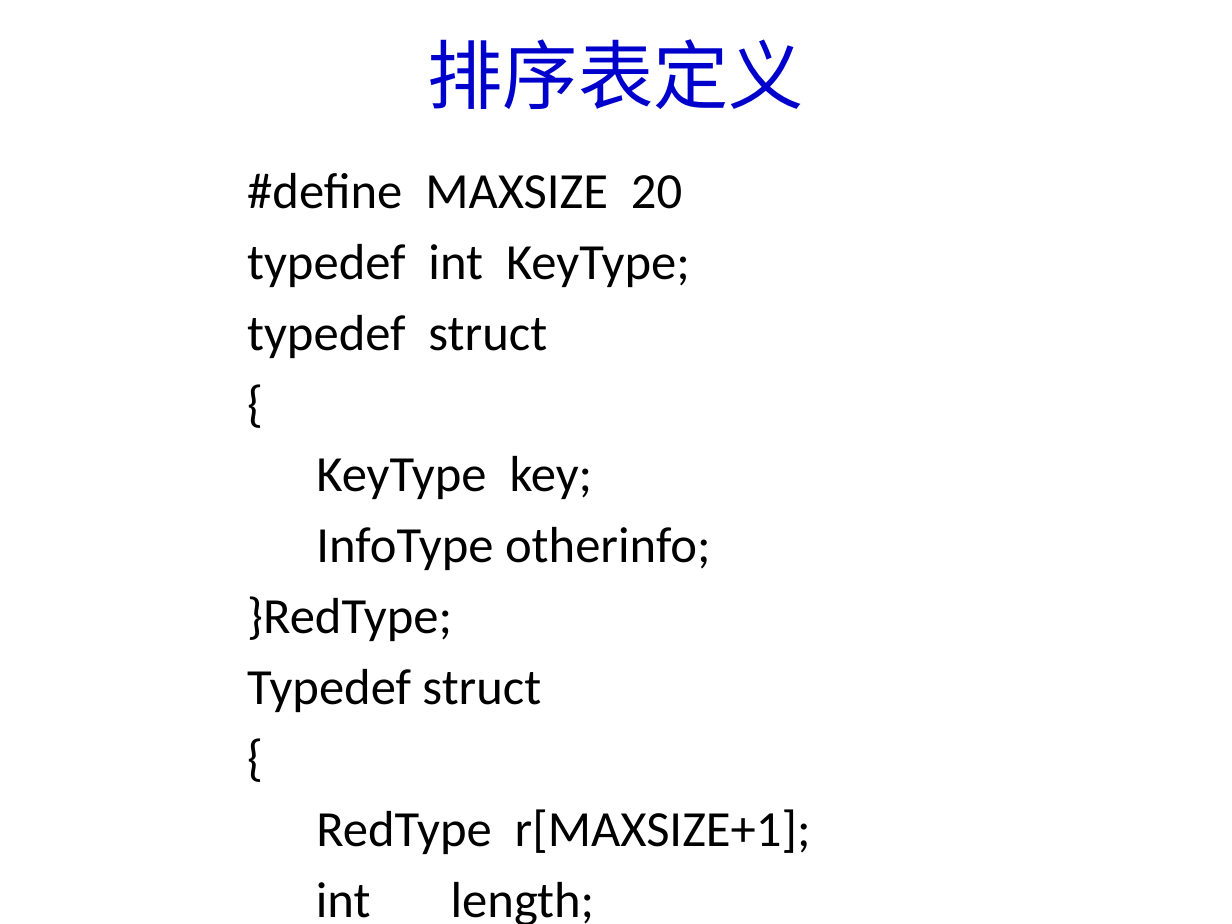
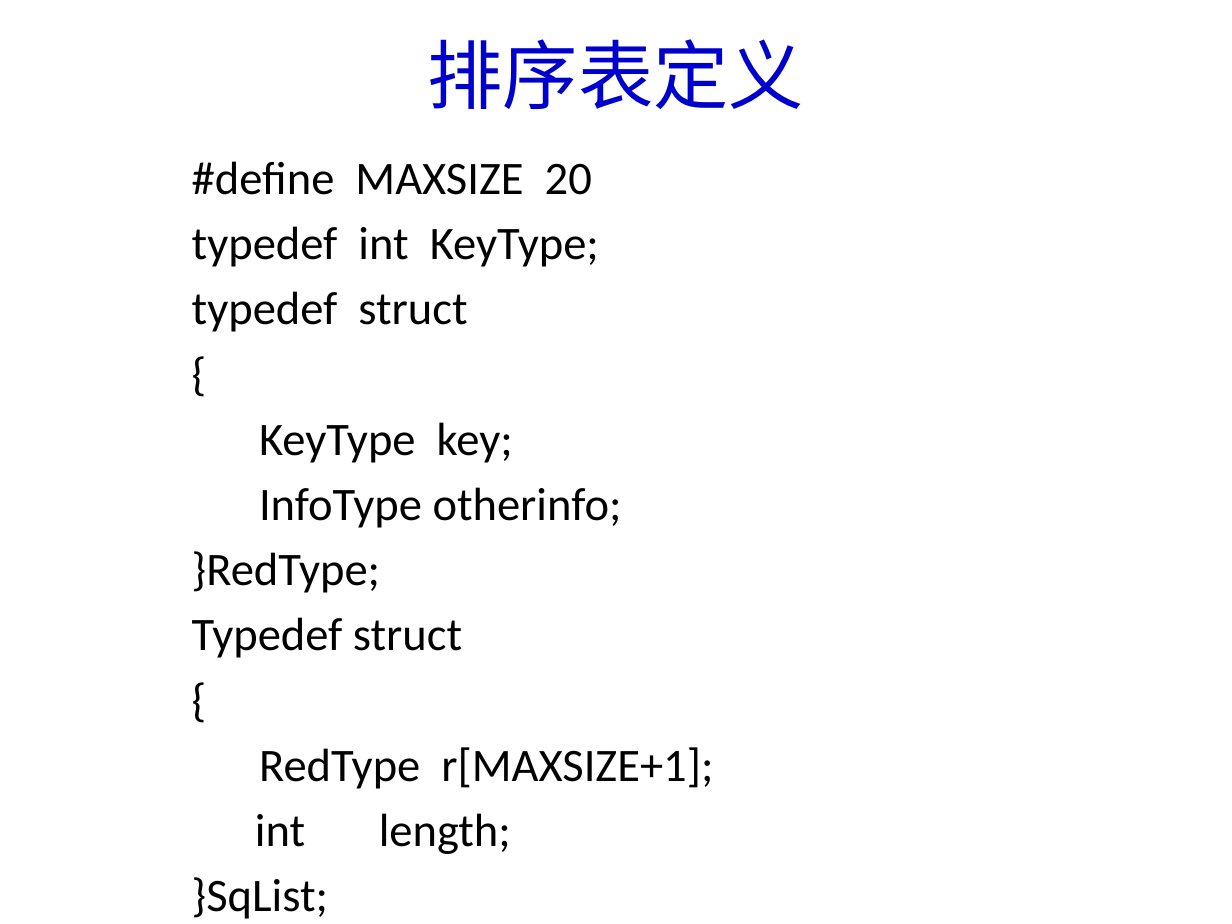
Before and after one commit to Gempittance/Data_Structur_Build, a slide deck: slide 6 of 数据结构PPT/ds10.pptx. Drawn at 1232x924 pixels with LibreOffice and Linux fonts; fonts in the diff are those of the drawing. Boxes give left, top, right and bottom in pixels: in the first picture for what was removed or moved away, otherwise in the second. Text is boxed around its words. In the diff, an @@ line names an element or a change of style, - is before the commit and + after.

```diff
--- a/数据结构PPT/ds10.pptx
+++ b/数据结构PPT/ds10.pptx
@@ text "#define MAXSIZE 20": place and size @@
-text "#define MAXSIZE 20" at box(247, 173, 811, 924)
+text "#define MAXSIZE 20" at box(192, 161, 713, 854)
@@ text "#define MAXSIZE 20" at box(192, 161, 713, 854): size 29.6 to 27.2 pt @@
```
Also in this commit, not shown: 5 other slides changed, 4 slides added, 3 slides removed.
